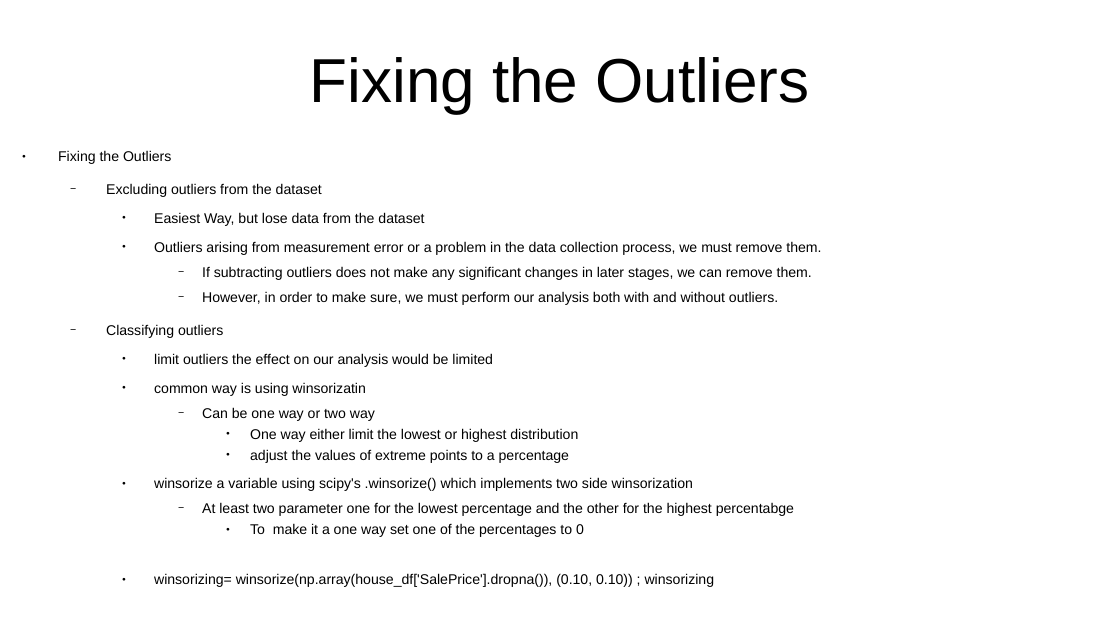
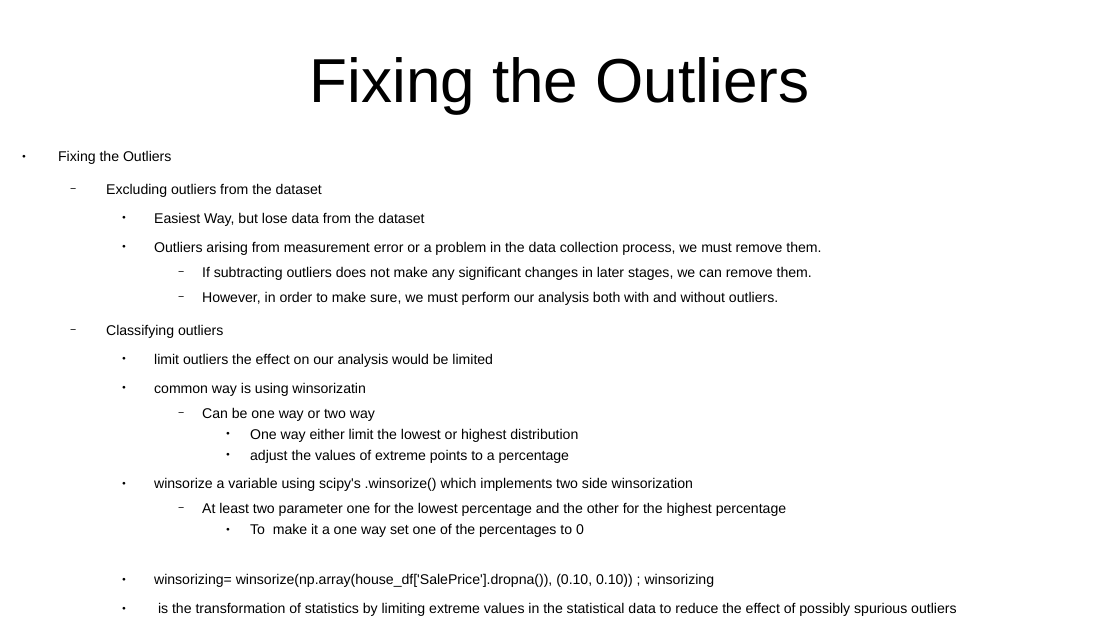
Before and after one commit to CharlesStockman/dataScience, a slide deck: slide 17 of magnimindAcademy/data_exploration/DataExploration.odp. Drawn at 1120x630 pixels with LibreOffice and Linux fonts; fonts in the diff are those of the drawing. Boxes give left, top, right and bottom in pixels: in the first picture for what was removed or moved away, otherwise in the second. Text is boxed around its words. In the diff, an @@ line names an element or a change of style, - is before the commit and + after.

```diff
--- a/magnimindAcademy/data_exploration/DataExploration.odp
+++ b/magnimindAcademy/data_exploration/DataExploration.odp
@@ text at box(202, 502, 786, 516): text changed @@
-      − At least two parameter one for the lowest percentage and the other for the highest percentabge
+      − At least two parameter one for the lowest percentage and the other for the highest percentage
@@ text at box(158, 602, 956, 616): paragraph added @@
+    ● is the transformation of statistics by limiting extreme values in the statistical data to reduce the effect of possibly spurious outliers
```
Also in this commit, not shown: 5 other slides changed, 3 other files.
